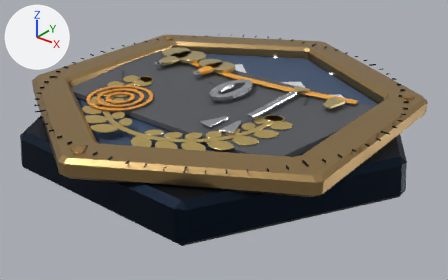
A saved change to the glTF model app/src/main/assets/badges/tech_grad.glb.
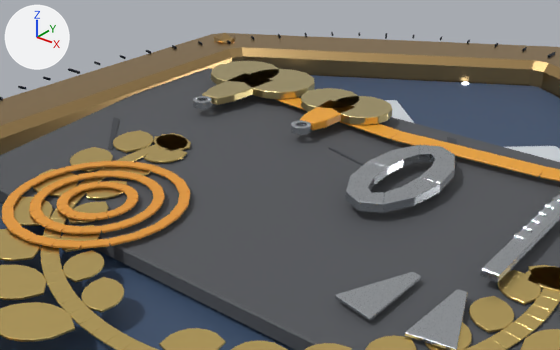
Each version appears first whole from a 50 mm lens placed at (0.0362, -0.0449, 0.0243), pointed at (0.001, -0.0009, -0.003), and next in a close-up from a 50 mm lens placed at (0.0136, -0.0225, 0.0145), pointed at (-0.0063, 0.0025, -0.001). The axes (+X, +Y, +Z) are drawn at upper left. The lights are the same throughout. The last two pictures show the newer version.

The older version as bpy lines, for what is in view:
```python
me_tg_cam1body = bpy.data.meshes.new('TG_Cam1Body')
me_tg_cam1body.from_pydata(...)  # 60 vertices, 116 faces; spans x -0.01032..-0.00848, y 0.00122..0.0047, z 0.00214..0.00248
me_tg_cam1body.materials.append(mat_b_gearalloy)  # beige #e5d195
me_tg_cam1lobes = bpy.data.meshes.new('TG_Cam1Lobes')
me_tg_cam1lobes.from_pydata(...)  # 280 vertices, 552 faces; spans x -0.01215..-0.00665, y 0.00324..0.00656, z 0.00212..0.00248
me_tg_cam1lobes.materials.append(mat_b_gearalloy)  # beige #e5d195
me_tg_cam2body = bpy.data.meshes.new('TG_Cam2Body')
me_tg_cam2body.from_pydata(...)  # 60 vertices, 116 faces; spans x -0.00492..-0.00348, y 0.00152..0.0042, z 0.00214..0.00248
me_tg_cam2body.materials.append(mat_b_gearorange)  # orange #efa430
me_tg_cam2lobes = bpy.data.meshes.new('TG_Cam2Lobes')
me_tg_cam2lobes.from_pydata(...)  # 280 vertices, 552 faces; spans x -0.00635..-0.00205, y 0.0031..0.0057, z 0.00212..0.00248
me_tg_cam2lobes.materials.append(mat_b_gearalloy)  # beige #e5d195
me_tg_leavesl = bpy.data.meshes.new('TG_LeavesL')
me_tg_leavesl.from_pydata(...)  # 2072 vertices, 4088 faces; spans x -0.01021..-0.00108, y -0.01419..-0.00246, z 0.0018..0.00188
me_tg_leavesl.materials.append(mat_b_laurelgold)  # yellow #f0d181
ob_tg_cam1body = bpy.data.objects.new('TG_Cam1Body', me_tg_cam1body)
ob_tg_cam1body.location = (0.0, 0.0, 0.0)
ob_tg_cam1lobes = bpy.data.objects.new('TG_Cam1Lobes', me_tg_cam1lobes)
ob_tg_cam1lobes.location = (0.0, 0.0, 0.0)
ob_tg_cam2body = bpy.data.objects.new('TG_Cam2Body', me_tg_cam2body)
ob_tg_cam2body.location = (0.0, 0.0, 0.0)
ob_tg_cam2lobes = bpy.data.objects.new('TG_Cam2Lobes', me_tg_cam2lobes)
ob_tg_cam2lobes.location = (0.0, 0.0, 0.0)
ob_tg_leavesl = bpy.data.objects.new('TG_LeavesL', me_tg_leavesl)
ob_tg_leavesl.location = (0.0, 0.0, 0.0)
# also in view: 'TG_Carabiner' at (0.0014, -0.0002, 0.0023); 'TG_StemR' at (0.0042, -0.0076, 0.0018); 'TG_StemL' at (-0.0042, -0.0076, 0.0018); 'BG_FrameRing' at (0.0, 0.0, 0.0013); 'TG_Screw' at (0.0066, -0.0006, 0.0023)
```
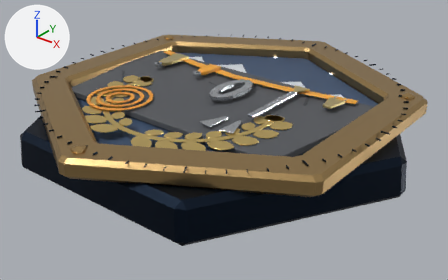
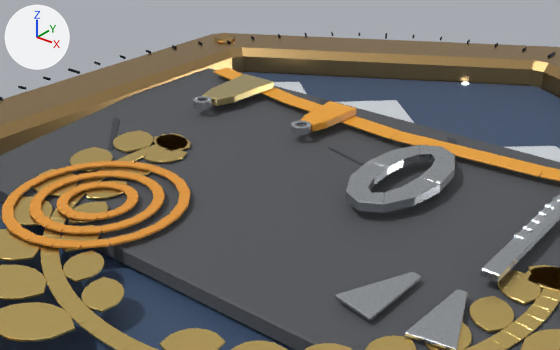
The edits, one by one:
Object 'TG_Cam1Body' (ob_tg_cam1body) moves from (0.0, 0.0, 0.0) to (0.0, 0.0, -0.00005).
Object 'TG_Cam1Lobes' (ob_tg_cam1lobes) is deleted.
Object 'TG_Cam2Body' (ob_tg_cam2body) moves from (0.0, 0.0, 0.0) to (0.0, 0.0, -0.00005).
Object 'TG_Cam2Lobes' (ob_tg_cam2lobes) is deleted.

Where the change shows, as pixel boxes (x1, y1, x2, y2) in the close-ups (560 x 350 px):
'TG_Cam1Lobes', deleted (beige)
    before: (211, 61, 315, 99)
'TG_Cam2Lobes', deleted (beige)
    before: (301, 88, 392, 125)
'TG_Cam1Body', moved
    before: (202, 73, 271, 105)
    after: (202, 74, 274, 106)
'TG_Cam2Body', moved
    before: (300, 100, 350, 130)
    after: (300, 101, 356, 131)
